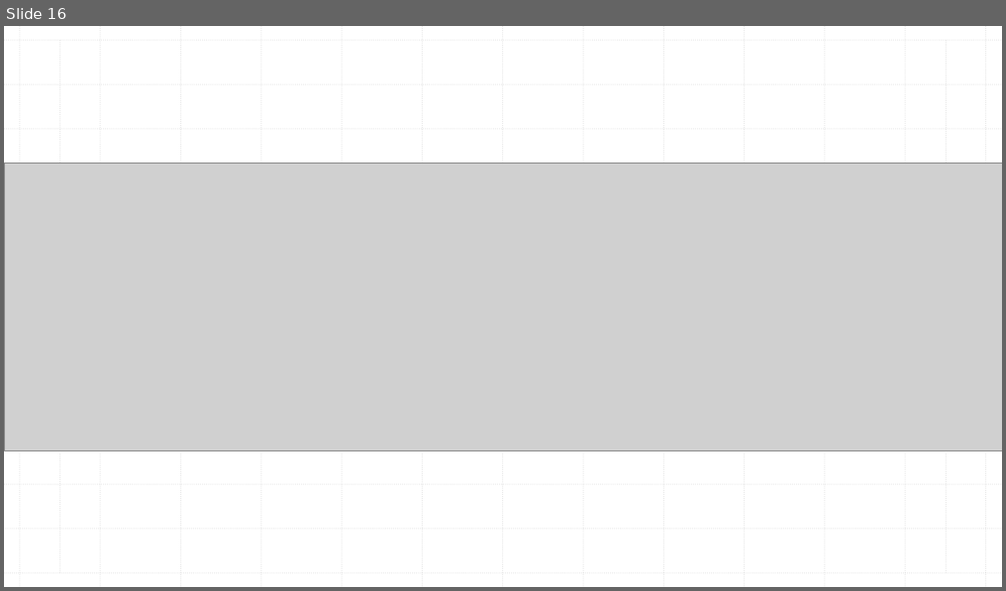
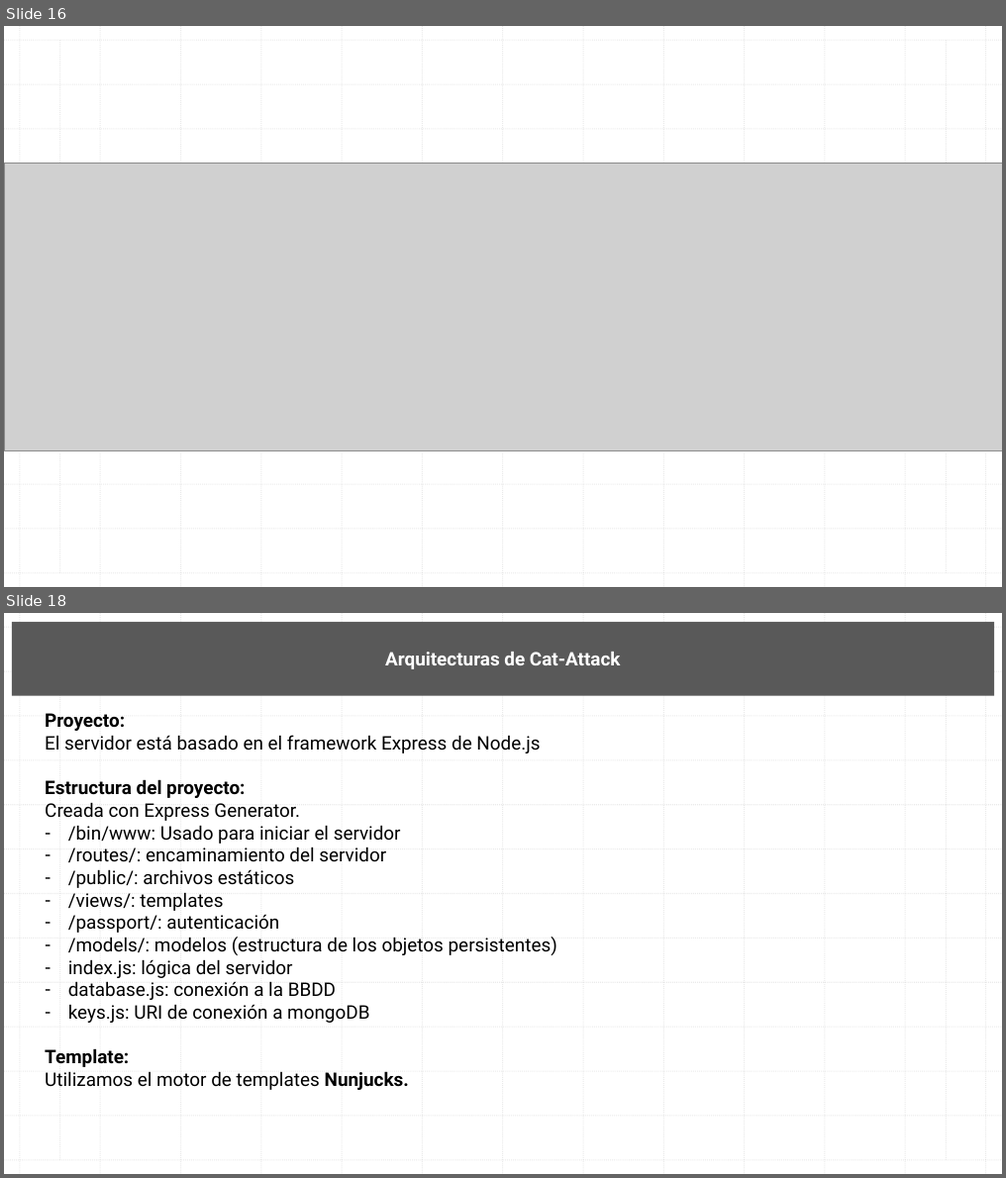
Before and after one commit to AndresIturria/Cat-Attack, a slide deck: Docs/Documento de diseño Cat-Attack.pptx. Shown one above the other, each under a label of ours: slide 16 before the commit, slides 16 and 18 after it; the slides between them are not shown. The pictures are 1006x591 and 1006x1178 pixels, drawn with LibreOffice and Linux fonts; fonts in the diff are those of the drawing; grey boxes stand for pictures. Boxes give left, top, right and bottom in pixels: in the first picture for what was removed or moved away, otherwise in the second. Text is boxed around its words. In the diff, an @@ line names an element or a change of style, - is before the commit and + after.

Commit message:
Commit final: correcciones en los docs. Cambios en guest para no poder acceder al chat ni enviar incidencias.

```diff
--- a/Docs/Documento de diseño Cat-Attack.pptx
+++ b/Docs/Documento de diseño Cat-Attack.pptx
@@ slide 18 added at (4,613,1002,1174), background #FFFFFF; not listed: 28 template elements that a slide beside it also shows @@
@@ rectangle added at (12,622,994,696), fill #595959, 18 pt, text #FFFFFF, bold @@
+Arquitecturas de Cat-Attack
@@ text added at (45,713,557,1090), 18 pt, text #000000 @@
+Proyecto:
+El servidor está basado en el framework Express de Node.js
+Estructura del proyecto:
+Creada con Express Generator.
+– /bin/www: Usado para iniciar el servidor
+– /routes/: encaminamiento del servidor
+– /public/: archivos estáticos
+– /views/: templates
+– /passport/: autenticación
+– /models/: modelos (estructura de los objetos persistentes)
+– index.js: lógica del servidor
+– database.js: conexión a la BBDD
+– keys.js: URI de conexión a mongoDB
+Template:
+Utilizamos el motor de templates Nunjucks.
```
Also in this commit, not shown: 1 slide changed, 4 other slides added, 9 other files.
